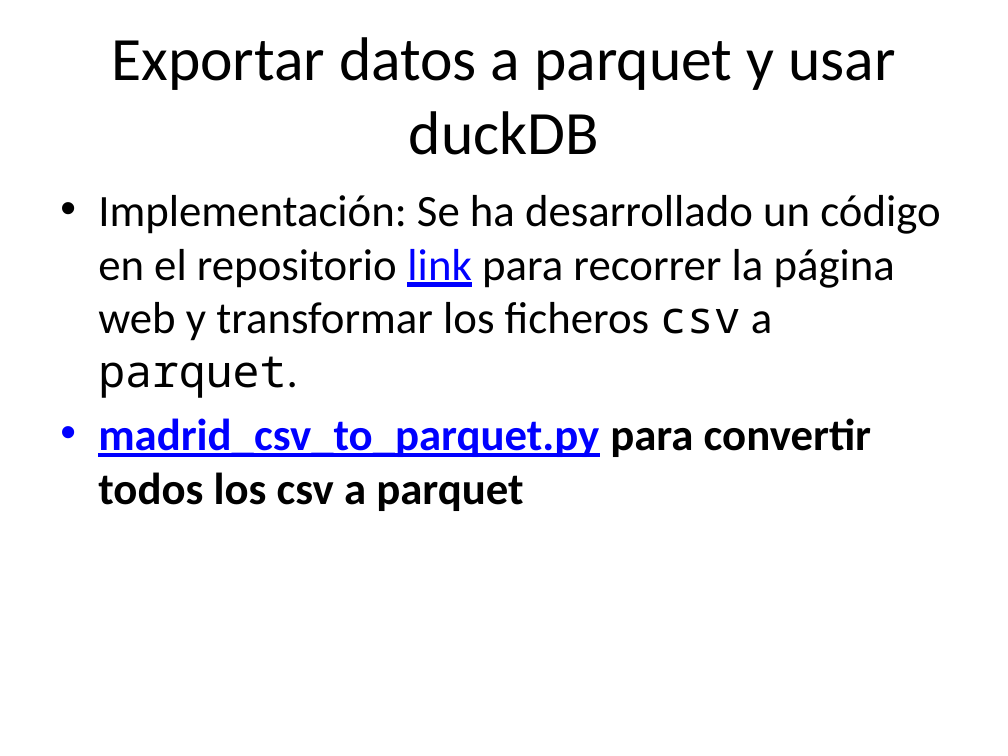
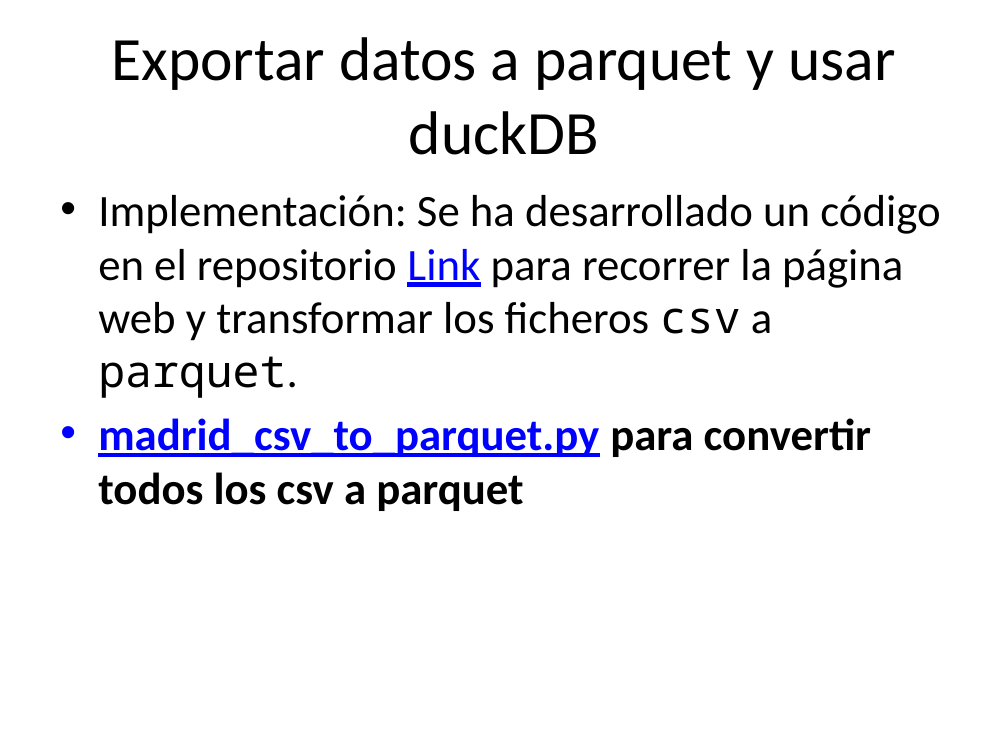
Before and after one commit to santiagomota/datos-madrid-presentacion, a slide deck: slide 8 of docs/index.pptx. Drawn at 1008x756 pixels with LibreOffice and Linux fonts; fonts in the diff are those of the drawing. Boxes give left, top, right and bottom in pixels: in the first picture for what was removed or moved away, otherwise in the second. Text is boxed around its words. In the diff, an @@ line names an element or a change of style, - is before the commit and + after.

```diff
--- a/docs/index.pptx
+++ b/docs/index.pptx
@@ text at (98, 195, 940, 398): text changed @@
-• Implementación: Se ha desarrollado un código en el repositorio link para recorrer la página web y transformar los ficheros csv a parquet.
+• Implementación: Se ha desarrollado un código en el repositorio Link para recorrer la página web y transformar los ficheros csv a parquet.
```
Also in this commit, not shown: 2 other slides changed, 3 other files.
